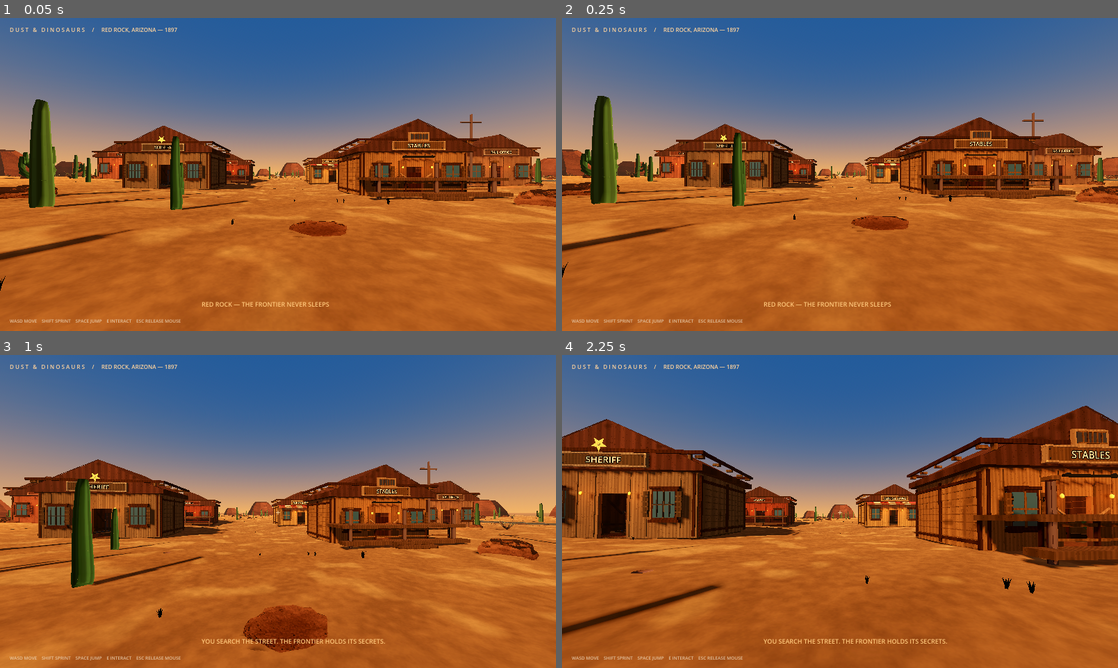
Above: before the commit, frames 1-4 (two rows, left to right).
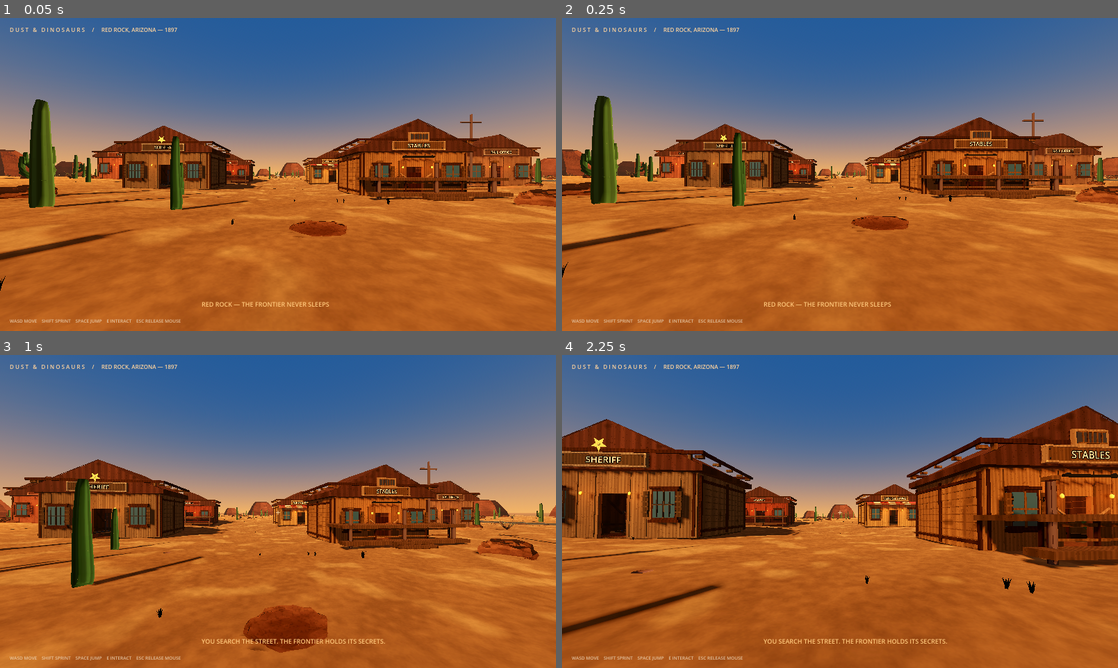
Above: after the commit, the same moments.

Repository: langermkyt-create/DUST-DINOSAURS
Game: Godot game, scene res://scenes/main.tscn
Two runs of this game, one before a commit and one after it. Both use one fixed random seed, a clock stepped at 60 frames per second and the inputs below.
Inputs (mouse positions are in pixels of both pictures, inside the frame that each line leads up to):
- Up to frame 1 (0.05 s): no input
- Up to frame 2 (0.25 s): no input
- Up to frame 3 (1 s): tap Enter at 0.5 s; move the mouse to (305, 511) at 0.52 s; hold W from 0.53 s (still down); tap E at 0.6 s; tap Space at 0.77 s
- Up to frame 4 (2.25 s): keep holding W; move the mouse to (812, 511) at 1.27 s; tap Shift at 1.35 s; tap Space at 1.52 s; move the mouse to (851, 505) at 2.02 s; tap E at 2.1 s

The runs differ from the first frame. In frame 1, less than 0.1% of the frame differs, in the area x 0-100%, y 42-69%; in frame 2, less than 0.1%; in frame 3, 0.1%, in the area x 0-97%, y 50-95%; in frame 4, less than 0.1%.

Commit message:
Reduce sandstone bump aliasing in distance preview

Diff:
--- a/scripts/world.gd
+++ b/scripts/world.gd
@@ -764,9 +764,10 @@
 	float grain = rock_noise(rock_world_pos * vec3(5.8, 3.2, 5.8));
 	float pores = rock_noise(rock_world_pos * vec3(24.0, 15.0, 24.0));
 	float fine_grain = rock_noise(rock_world_pos * vec3(38.0, 22.0, 38.0));
-	// Reuse the fine-grain field for normal detail; avoid another high-frequency
-	// noise evaluation on every rock fragment in the software-rendered preview.
-	float micro_relief = fine_grain;
+	// Use the lower-frequency grain field for bump height. The finer albedo
+	// field aliases at sub-pixel distances on the software preview and produces
+	// unstable normal speckling; reuse grain without another noise evaluation.
+	float micro_relief = grain;
 	float sediment = sin((rock_world_pos.y * 3.4 + broad * 0.7 + grain * 0.12) * 6.28318) * 0.5 + 0.5;
 	float bedding = smoothstep(0.56, 0.94, sediment);
 	float fracture = smoothstep(0.80, 0.95, grain * 0.42 + pores * 0.58);
@@ -788,7 +789,7 @@
 	float determinant = dot(dpdx, r1);
 	float safe_determinant = (determinant < 0.0 ? -1.0 : 1.0) * max(abs(determinant), 0.00001);
 	vec3 height_gradient = (dFdx(micro_relief) * r1 + dFdy(micro_relief) * r2) / safe_determinant;
-	vec3 bump_world_normal = normalize(geometric_normal - height_gradient * 0.022);
+	vec3 bump_world_normal = normalize(geometric_normal - height_gradient * 0.035);
 	NORMAL = normalize((VIEW_MATRIX * vec4(bump_world_normal, 0.0)).xyz);
 	ALBEDO = stone;
 	ROUGHNESS = clamp(0.86 + pores * 0.08 + fine_grain * 0.05, 0.86, 0.99);
